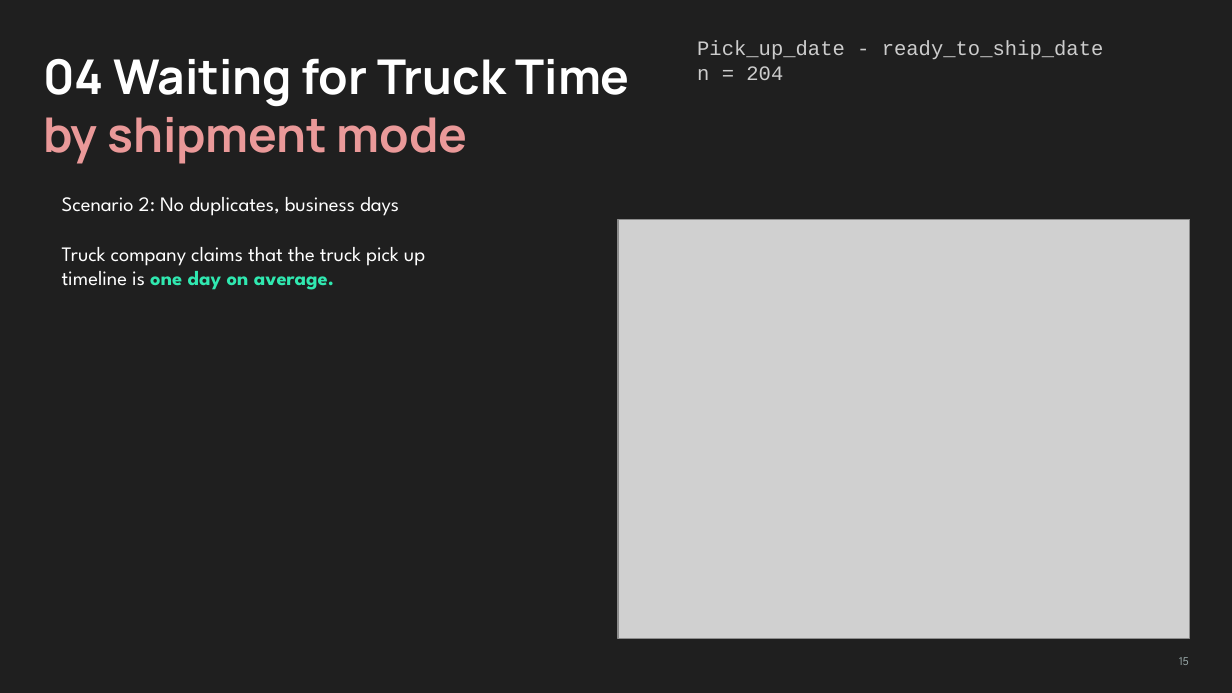
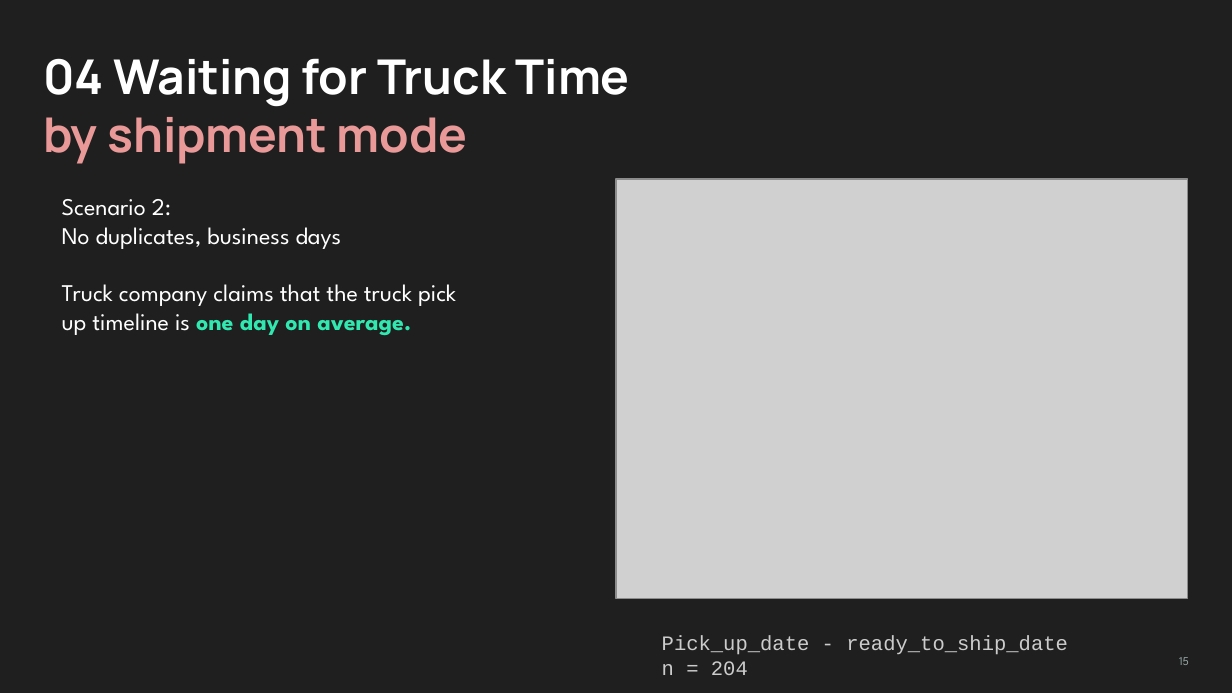
Before and after one commit to skibodaria/muesli-project, a slide deck: slide 15 of presentation/Muesli Delivery EDA.pptx. Drawn at 1232x693 pixels with LibreOffice and Linux fonts; fonts in the diff are those of the drawing; grey boxes stand for pictures. Boxes give left, top, right and bottom in pixels: in the first picture for what was removed or moved away, otherwise in the second. Text is boxed around its words. In the diff, an @@ line names an element or a change of style, - is before the commit and + after.

Commit message:
adding presentation in a new format

```diff
--- a/presentation/Muesli Delivery EDA.pptx
+++ b/presentation/Muesli Delivery EDA.pptx
@@ picture: place and size @@
-picture at [618, 219, 1190, 638]
+picture at [616, 179, 1188, 598]
@@ text at [62, 199, 342, 249]: text changed; size 12 to 14 pt @@
-Scenario 2: No duplicates, business days
+Scenario 2:
+No duplicates, business days
@@ text at [62, 284, 456, 336]: size 12 to 14 pt in "Truck company claims that the truck pick ..." @@
@@ text "Pick_up_date - ready_to_ship_date": place and size @@
-text "Pick_up_date - ready_to_ship_date" at [697, 41, 1104, 80]
+text "Pick_up_date - ready_to_ship_date" at [662, 636, 1068, 675]
```
Also in this commit, not shown: 24 other slides changed, 1 other file.
